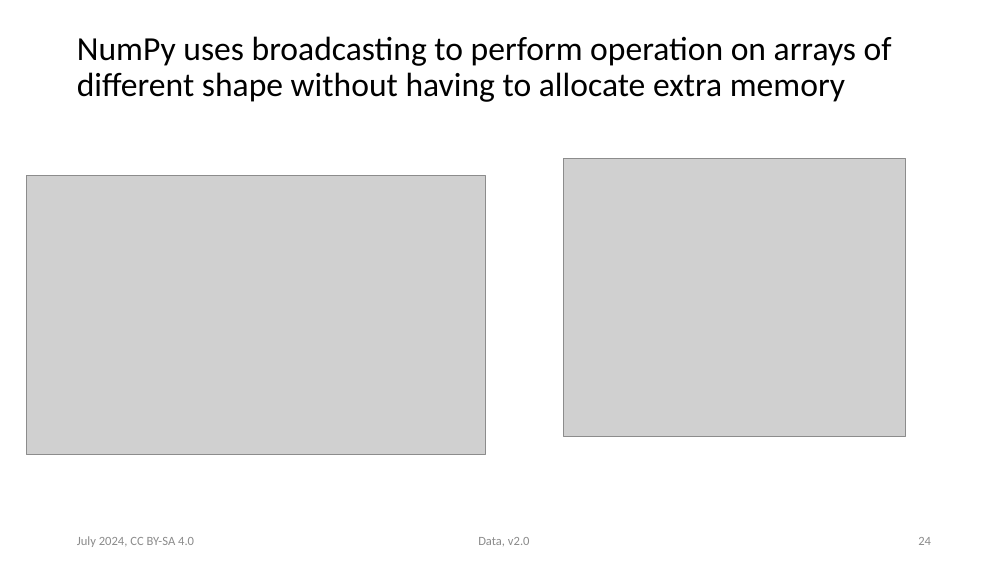
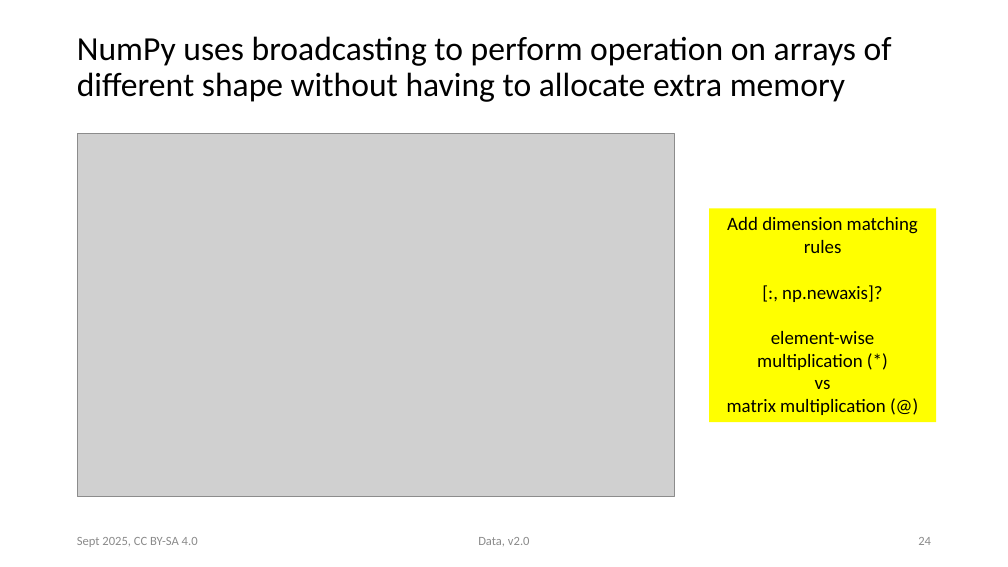
Before and after one commit to victoris93/data_class, a slide deck: slide 24 of numpy.pptx. Drawn at 1008x567 pixels with LibreOffice and Linux fonts; fonts in the diff are those of the drawing; grey boxes stand for pictures. Boxes give left, top, right and bottom in pixels: in the first picture for what was removed or moved away, otherwise in the second. Text is boxed around its words. In the diff, an @@ line names an element or a change of style, - is before the commit and + after.

```diff
--- a/numpy.pptx
+++ b/numpy.pptx
@@ picture: place and size @@
-picture at (26, 175, 485, 454)
+picture at (77, 134, 674, 497)
@@ picture removed at (563, 159, 906, 437) @@
@@ rectangle added at (709, 209, 936, 423), fill #FFFF00, 18 pt, text #000000 @@
+Add dimension matching rules
+[:, np.newaxis]?
+element-wise multiplication (*)
+vs
+matrix multiplication (@)
@@ text at (77, 537, 198, 547): text changed @@
-July 2024, CC BY-SA 4.0
+Sept 2025, CC BY-SA 4.0
```
Also in this commit, not shown: 27 other slides changed.
